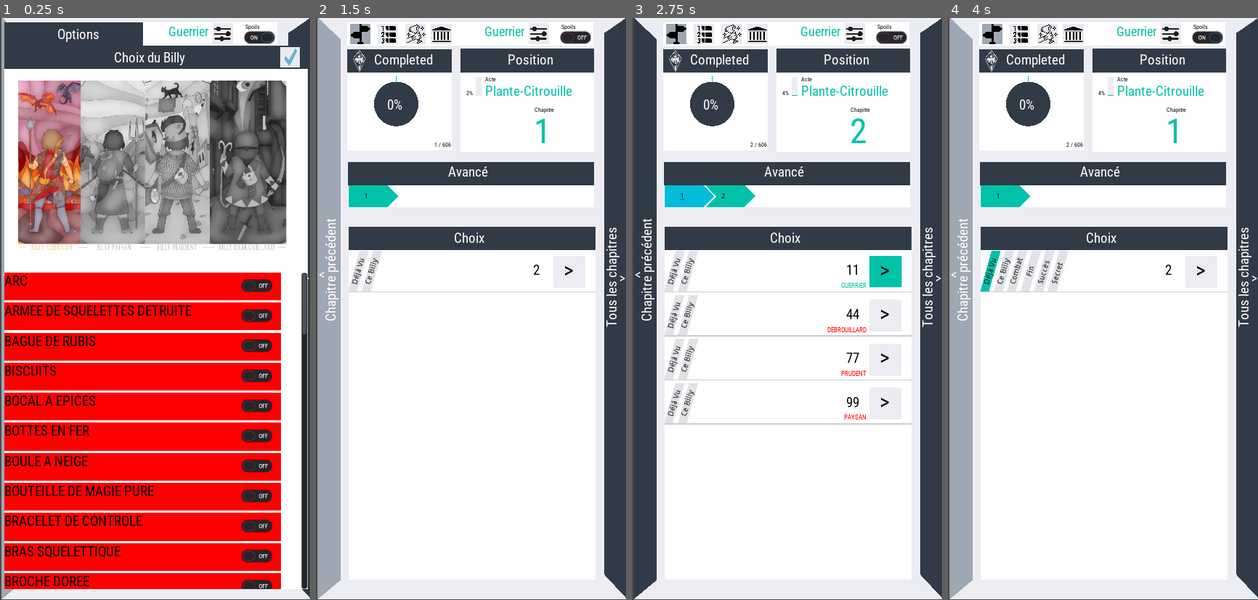
Above: before the commit, frames 1-4 (left to right).
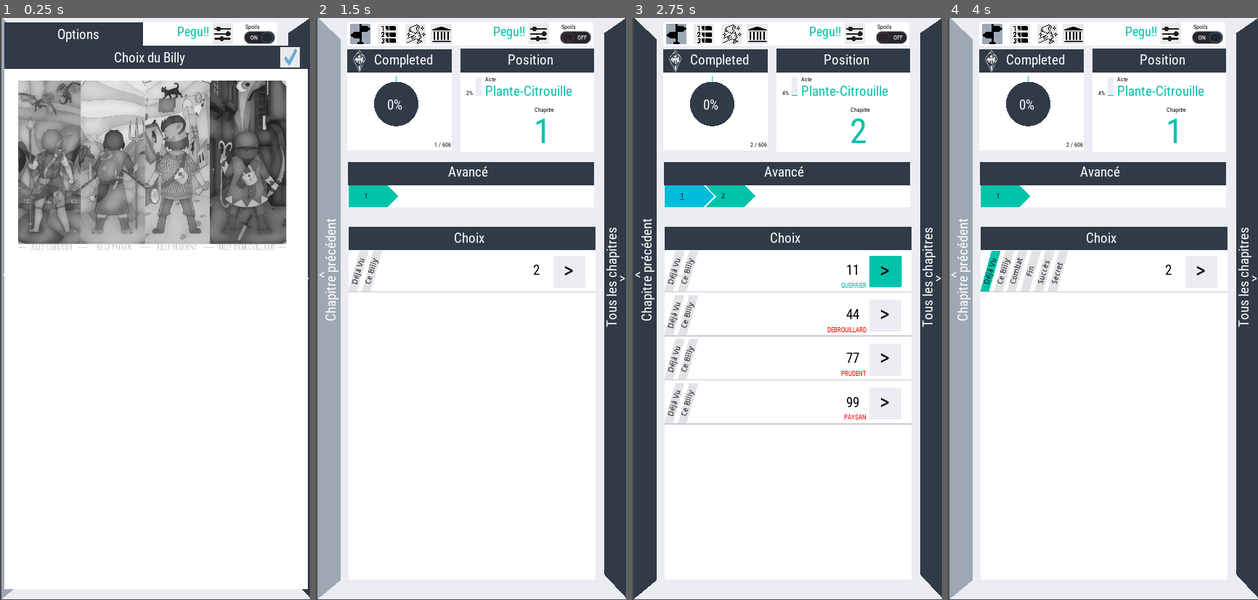
Above: after the commit, the same moments.

Repository: naparuba/fdcn
Game: Godot game, scene res://main.tscn
Same seed, same stepped clock (60 frames per second), same inputs: the game is played once before the commit and once after it. Sound files missing from this copy of the repository are replaced by a short silence.
Inputs (mouse positions are in pixels of both pictures, inside the frame that each line leads up to):
- Up to frame 1 (0.25 s): no input
- Up to frame 2 (1.5 s): click (607, 58) at 0.5 s; click (576, 35) at 1.25 s
- Up to frame 3 (2.75 s): click (886, 274) at 2 s
- Up to frame 4 (4 s): click (960, 309) at 2.77 s; click (1208, 35) at 3.5 s

The runs differ from the first frame. In frame 1, 51% of the frame differs, in the area x 1-100%, y 1-99%; in frame 2, 0.1%; in frame 3, 0.1%; in frame 4, 0.1%.
Error after the commit: Parse Error: Error parsing expression, misplaced: '>' (res://Item.gd:81)

Commit message:
Add: rajout du calcul du billy suivant les options, reste à remettre le guess et voir si on a d'autre .remove() ailleurs....

Diff:
--- a/Item.gd
+++ b/Item.gd
@@ -1,4 +1,5 @@
 extends Panel
+
 
 
 var _is_enabled = null
@@ -8,7 +9,6 @@
 # Called when the node enters the scene tree for the first time.
 func _ready():
 	pass # Replace with function body.
-
 
 
 
@@ -23,14 +23,62 @@
 	self.refresh()
 
 
+func get_name():
+	return self._item_name
+
+func is_enabled():
+	return self._is_enabled
+
+
+#func raw_disable():
+#	$button.pressed = false
+#	self._is_enabled = false
+
+
+func get_category():
+	return self._item_data['category']
+
+
+# Depends on the item category, some won't be display: the BILLY one
+func is_ok_to_be_shown():
+	if self.get_category() == 'BILLY':
+		return false
+	return true
+
+
+# Is an item name can be shown?
+# * we have it, so of course we can
+# * we are spoills ok, so we can too
+# * we already did see it's chapter in the past plays
+func _can_item_be_shown():
+	if self._is_enabled:
+		return true
+	if AppParameters.are_spoils_ok():
+		return true
+	#print('Can item: %s be shown ' % self._item_name, '%s' % self._item_data)
+	for chapter_id in self._item_data['in_chapters']:
+		if Player.did_all_times_seen(chapter_id):
+			#print('Item %s can be seens thanks to chapter' % self._item_name, '%s' % chapter_id)
+			return true
+		#else:
+		#	print('Item %s is not ok with chapter' % self._item_name, '%s' % chapter_id)
+	return false
+
+
 func refresh():
 	# Maybe we don't need a refresh
 	var do_have_item = Player.have_item(self._item_name)
-	if do_have_item == self._is_enabled:  # Already up to date, skip
-		return
+	#if do_have_item == self._is_enabled:  # Already up to date, skip
+	#	return
+	self._is_enabled = do_have_item
 
 	var _style = self.get('custom_styles/panel')
 
+	if self._can_item_be_shown():
+		$Nom.text = self._item_name
+	else:
+		$Nom.text = '?'
+	FUCK=> remet le guess
 	#print('STYLE: %s' % _style)
 	if do_have_item:
 		_style.set_bg_color(Color('00ff00'))  # set to light grey
--- a/main.gd
+++ b/main.gd
@@ -24,6 +24,7 @@
 func _ready():
 	# Register to Swiper for page move
 	Swiper.register_main(self)
+	Player.register_main(self)
 
 	# Register top_menus so they can call us back
 	self._register_top_menus()
@@ -39,6 +40,8 @@
 	self.insert_all_success()
 
 	self.insert_all_objects()
+
+	Player.compute_my_billy()
 
 	# Jump to node, and will show main page
 	self.go_to_node(Player.get_current_node_id())
@@ -123,7 +126,17 @@
 		var item_data = all_objects[obj_name]
 		var item = Item.instance()
 		item.load_item_data(obj_name, item_data)
-		item_stack.add_child(item)
+		var is_ok_to_be_shown = item.is_ok_to_be_shown()
+		if is_ok_to_be_shown:
+			item_stack.add_child(item)
+			# Also let the Player know it does exists
+			Player.add_in_all_items(item)
+
+
+func refresh_all_objects():
+	var item_stack = $Options/ItemsCont/Items
+	for item in item_stack.get_children():
+		item.refresh()
 
 
 func jump_to_chapter_100aine(centaine):
@@ -188,6 +201,8 @@
 
 
 func _refresh_options():
+	self.refresh_all_objects()
+
 	var type_billy_param = AppParameters.get_billy_type()
 	var sprite_by_billy = {
 		'guerrier':    $Options/BlockGuerrier/sprite,
@@ -201,7 +216,8 @@
 		var sprite = sprite_by_billy[billy]
 		sprite.material.set_shader_param("grayscale", true)
 	# Colorize the selected one
-	sprite_by_billy[type_billy_param].material.set_shader_param("grayscale", false)
+	if type_billy_param != 'pegu':
+		sprite_by_billy[type_billy_param].material.set_shader_param("grayscale", false)
 
 
 func refresh():
@@ -378,6 +394,9 @@
 
 
 func set_billy(billy_type):
+	var current_billy = AppParameters.get_billy_type()
+	if current_billy == billy_type:  # no need to warn
+		return
 	AppParameters.set_billy_type(billy_type)
 	self.refresh()
 	Sounder.play('billy-%s.mp3' % billy_type)
@@ -397,6 +416,10 @@
 
 func _switch_to_debrouillard():
 	self.set_billy('debrouillard')
+
+
+func _switch_to_pegu():
+	self.set_billy('pegu')
 
 
 func _on_main_background_gui_input(event):
--- a/main.tscn
+++ b/main.tscn
@@ -1375,6 +1375,7 @@
 position = Vector2( 392.257, 88.6701 )
 scale = Vector2( 0.342538, 0.342538 )
 frames = SubResource( 7 )
+frame = 1
 playing = true
 
 [node name="DevLabel" type="Label" parent="About/About"]
--- a/player.gd
+++ b/player.gd
@@ -1,6 +1,6 @@
 extends Node
 
-
+var _main = null
 var need_force_display_options = false   # if we did guess, show options to show it
 var type_billy = 'guerrier'
 
@@ -11,6 +11,8 @@
 var visited_nodes_all_times = []
 
 var possessed_items = []
+
+var all_items = []
 
 # Give something like C:\Users\j.gabes\AppData\Roaming\Godot\app_userdata\fdcn for windows
 var ALL_TIMES_ALREADY_VISITED_FILE = "user://all_times_already_visited.save"
@@ -23,10 +25,14 @@
 	var f = File.new()
 	if f.file_exists(ALL_TIMES_ALREADY_VISITED_FILE):
 		f.open(ALL_TIMES_ALREADY_VISITED_FILE, File.READ)
-		visited_nodes_all_times = f.get_var()
+		self.visited_nodes_all_times = f.get_var()
 		f.close()
 	else:
-		visited_nodes_all_times = []
+		self.visited_nodes_all_times = []
+	# Seems that the chapter 1 is not stack at the beging of the play, so add it
+	# to be sure we have it
+	if !(1 in self.visited_nodes_all_times):
+		self.visited_nodes_all_times.append(1)
 
 
 func save_all_times_already_visited():
@@ -97,6 +103,7 @@
 	for chapter_id in self.session_visited_nodes:
 		print('Playing item chapt in %s' % chapter_id)
 		self.apply_chapter_items(chapter_id)
+	return
 	# Then guess objects, guess what the dude did set
 	var billy_type = AppParameters.get_billy_type()
 	var guess = {
@@ -117,6 +124,14 @@
 	self.load_possessed_items()
 	self._recompute_matched_conditions()
 	return self.need_force_display_options
+
+
+func register_main(main):
+	self._main = main
+
+
+func add_in_all_items(item):
+	self.all_items.append(item)
 
 
 func have_previous_chapters():
@@ -253,11 +268,16 @@
 	if !item_name in possessed_items:
 		print('OPTIONS +%s' % item_name)
 		self._raw_add(item_name)
+		self.compute_my_billy_for_option(item_name)
+		self.save_possessed_items()
 		self._recompute_matched_conditions()
-		self.save_possessed_items()
+		self._main.refresh()  # we need to update all items and the billy
+
 
 func _raw_add(item_name):
+	print('** raw add BEFORE: %s' % item_name, ' => %s ' % str(self.possessed_items))
 	self.possessed_items.append(item_name)
+	print('** raw add AFTER: %s' % item_name, ' => %s ' % str(self.possessed_items))
 
 
 func remove_item_from_chapter(item_name, from_chapter):
@@ -272,8 +292,121 @@
 	if item_name in possessed_items:
 		print('OPTIONS -%s' % item_name)
 		self._raw_remove(item_name)
+		self.compute_my_billy_for_option(item_name)
+		self.save_possessed_items()
 		self._recompute_matched_conditions()
-		self.save_possessed_items()
+		self._main.refresh()  # we need to update all items and the billy
+
 
 func _raw_remove(item_name):
-	self.possessed_items.remove(item_name)
+	print('** raw remove BEFORE: %s' % item_name, ' => %s' % str(self.possessed_items))
+	self.possessed_items.erase(item_name)
+	print('** raw remove AFTER: %s' % item_name, ' => %s' % str(self.possessed_items))
+
+
+
+func _compute_item_by_categories():
+	var items_by_category = {'ARME': [], 'EQUIPEMENT':[], 'OUTIL':[]}
+	for item in self.all_items:
+		var item_name = item.get_name()
+		if !item_name in self.possessed_items:#.is_enabled():
+			continue
+		var cat = item.get_category()
+		if !cat in items_by_category:  # Not interesting cat
+			continue
+		items_by_category[cat].append(item)
+	return items_by_category
+
+
+func compute_my_billy():
+	self.compute_my_billy_for_option('')
+
+
+
+func billy_overload_size():
+	var items_by_category = self._compute_item_by_categories()
+	#print('COMPUTE MY BILLY: %s' % items_by_category)
+	var nb_armes = len(items_by_category['ARME'])
+	var nb_equipements = len(items_by_category['EQUIPEMENT'])
+	var nb_outils = len(items_by_category['OUTIL'])
+
+	# Rules:
+	# * Can take 3 max
+	# * if >= 2 in a cat => is this CAT
+	# * if one in each: is DEBROUILLARD
+	# * if match none of this: is a PEGU ^^
+	var nb_objs = nb_armes + nb_equipements + nb_outils
+	var nb_to_remove = nb_objs - 3
+	var nb_remove = 0
+	var to_remove = ''
+	# Clean if too much
+	return max(0, nb_objs -3)
+
+
+func clean_billy_overload(new_option):
+	var categories = ['ARME', 'EQUIPEMENT', 'OUTIL']
+
+	var billy_overload = self.billy_overload_size()
+	if billy_overload == 0:
+		print('Billy is NOT overload')
+		return
+
+	print('BILLY IS OVERLOAD BY %s item' % billy_overload)
+	var items_by_category = self._compute_item_by_categories()
+	var all_billy_equip = []
+
+	print('  - ITEM IN CAT: %s' % items_by_category)
+	for cat in categories:
+		for i in items_by_category[cat]:
+			all_billy_equip.append(i.get_name())
+	# Rules:
+	# * Can take 3 max
+	# * if >= 2 in a cat => is this CAT
+	# * if one in each: is DEBROUILLARD
+	# * if match none of this: is a PEGU ^^
+	var nb_removed = 0
+
+	while nb_removed < billy_overload:
+		for item_name in all_billy_equip:
+			if item_name != new_option:
+				print('OVERLOAD: removing %s' % item_name)
+				self._raw_remove(item_name)
+				nb_removed += 1
+				break
+
+
+# We just did an option change, so if we need to remove one, not this one ^^
+func compute_my_billy_for_option(new_option):
+	print('compute_my_billy: start: %s' % str(self.possessed_items))
+	var categories = ['ARME', 'EQUIPEMENT', 'OUTIL']
+
+	self.clean_billy_overload(new_option)
+
+	# Now find the billy
+	var items_by_category = self._compute_item_by_categories()
+	var nb_armes = len(items_by_category['ARME'])
+	var nb_equipements = len(items_by_category['EQUIPEMENT'])
+	var nb_outils = len(items_by_category['OUTIL'])
+
+	if nb_armes + nb_equipements + nb_outils < 3:
+		print('IS A PEGU')
+		self._main._switch_to_pegu()
+		return
+
+	# Detect billy type
+	if nb_armes >= 2:
+		print('=> IS A GUERRIER')
+		self._main._switch_to_guerrier()
+	elif nb_equipements >= 2:
+		print('=> IS A PRUDENT')
+		self._main._switch_to_prudent()
+	elif nb_outils >= 2:
+		print('=> IS A PAYSAN')
+		self._main._switch_to_paysan()
+	elif nb_armes == 1 && nb_equipements == 1 && nb_outils == 1:
+		print('IS DEBROUILLARD')
+		self._main._switch_to_debrouillard()
+	else:
+		print('IS A PEGU')
+		self._main._switch_to_pegu()
+	print('compute_my_billy: end: %s' % str(self.possessed_items))
--- a/top_menu.gd
+++ b/top_menu.gd
@@ -36,13 +36,15 @@
 		var _style = panel.get('custom_styles/panel')
 		#print('STYLE: %s' % _style)
 		_style.set_bg_color(Color('e9eaec'))  # set to light grey
-	billys[type_billy].get('custom_styles/panel').set_bg_color(Color('9ea8b4'))  # set to dark grey
+	if type_billy != 'pegu':
+		billys[type_billy].get('custom_styles/panel').set_bg_color(Color('9ea8b4'))  # set to dark grey
 
 	var billy_strings = {
 		'guerrier': 'Guerrier',
 		'paysan': 'Paysan',
 		'prudent': 'Prudent',
-		'debrouillard': 'Débrouillard'
+		'debrouillard': 'Débrouillard',
+		'pegu': 'Pegu!!'
 	}
 	$Billys/BillyTypeLabel.text = billy_strings[type_billy]
 
Not shown, added: sounds/billy-pegu.mp3
